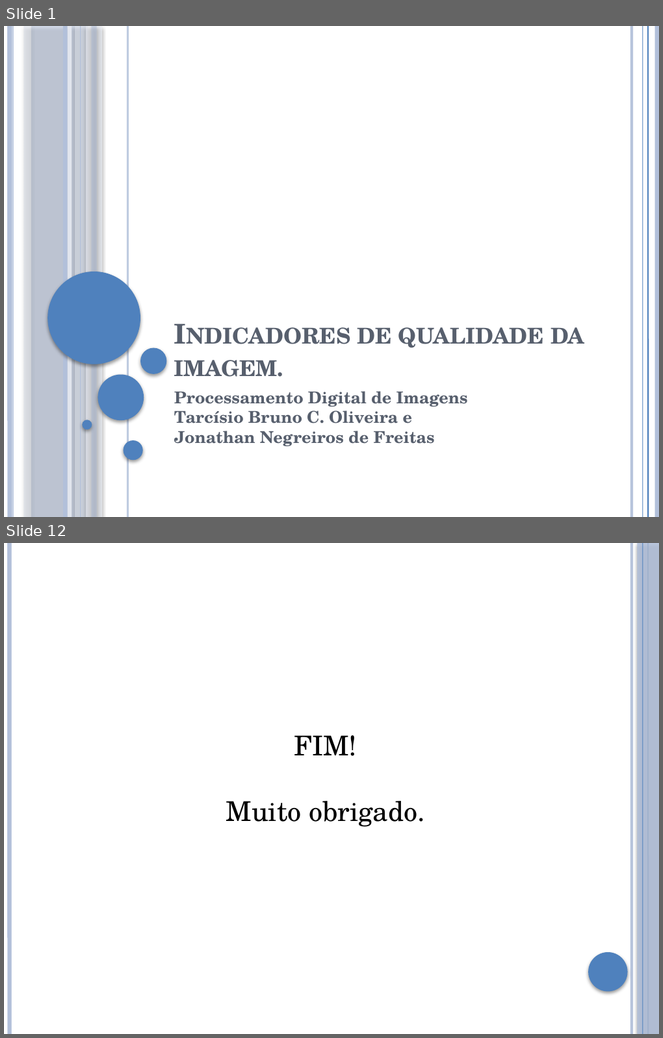
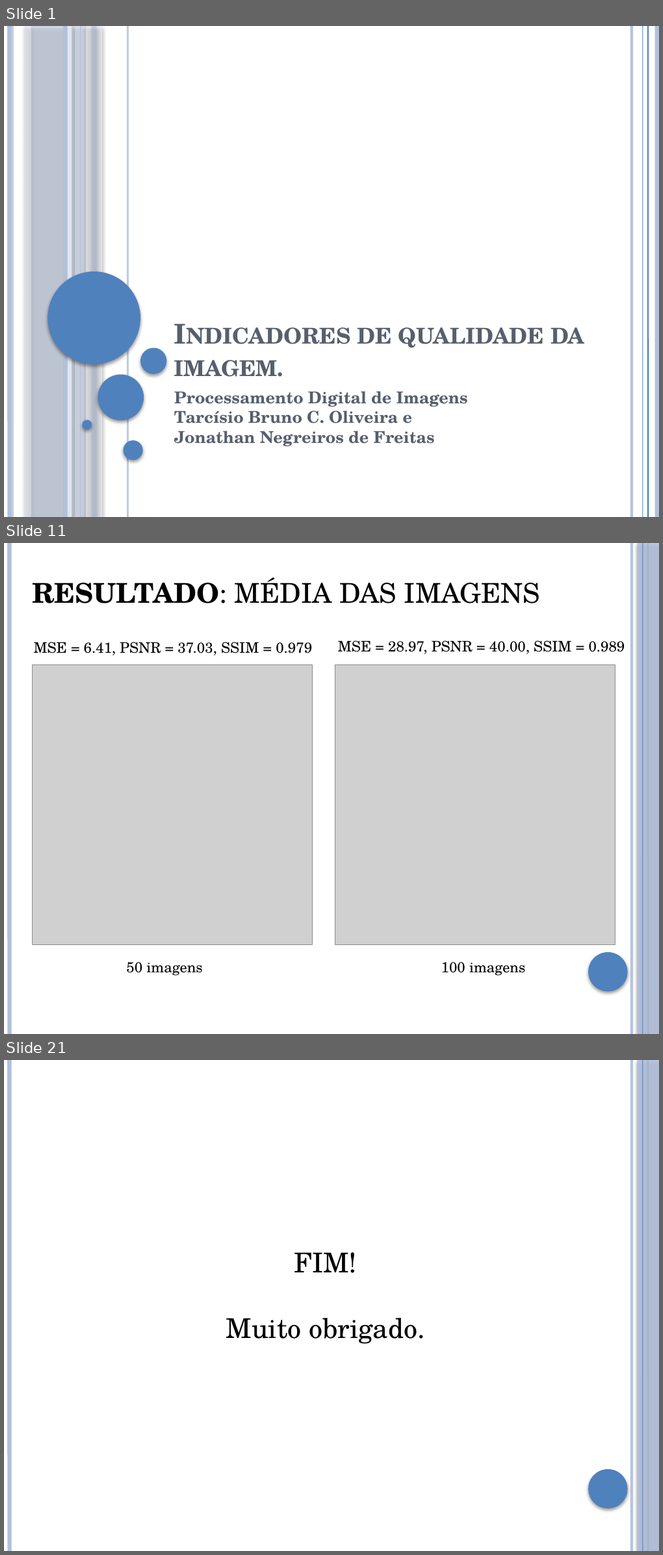
Before and after one commit to brunoliveira8/pdi, a slide deck: trabalho 3/apresentacao.pptx. Shown one above the other, each under a label of ours: slides 1 and 12 before the commit, slides 1, 11 and 21 after it; the slides between them are not shown. The pictures are 663x1038 and 663x1555 pixels, drawn with LibreOffice and Linux fonts; fonts in the diff are those of the drawing; grey boxes stand for pictures. Boxes give left, top, right and bottom in pixels: in the first picture for what was removed or moved away, otherwise in the second. Text is boxed around its words. In the diff, an @@ line names an element or a change of style, - is before the commit and + after.

```diff
--- a/trabalho 3/apresentacao.pptx
+++ b/trabalho 3/apresentacao.pptx
@@ slide 11 added at (4,543,659,1034), background #FFFFFF; not listed: 6 template elements that a slide beside it also shows @@
@@ text added at (33,577,540,603), 30 pt, text #000000 @@
+RESULTADO: MÉDIA DAS IMAGENS
@@ text added at (34,642,312,655), 16 pt, text #000000 @@
+MSE = 6.41, PSNR = 37.03, SSIM = 0.979
@@ text added at (338,641,625,654), 16 pt, text #000000 @@
+MSE = 28.97, PSNR = 40.00, SSIM = 0.989
@@ picture added at (32,665,313,945) @@
@@ picture added at (336,665,616,945) @@
@@ text added at (126,962,202,976), 16 pt, text #000000 @@
+50 imagens
@@ text added at (441,962,525,976), 16 pt, text #000000 @@
+100 imagens
@@ what was slide 12 is now slide 21 @@
```
Also in this commit, not shown: 8 slides changed, 10 other slides added, 2 slides removed, 13 other files.
